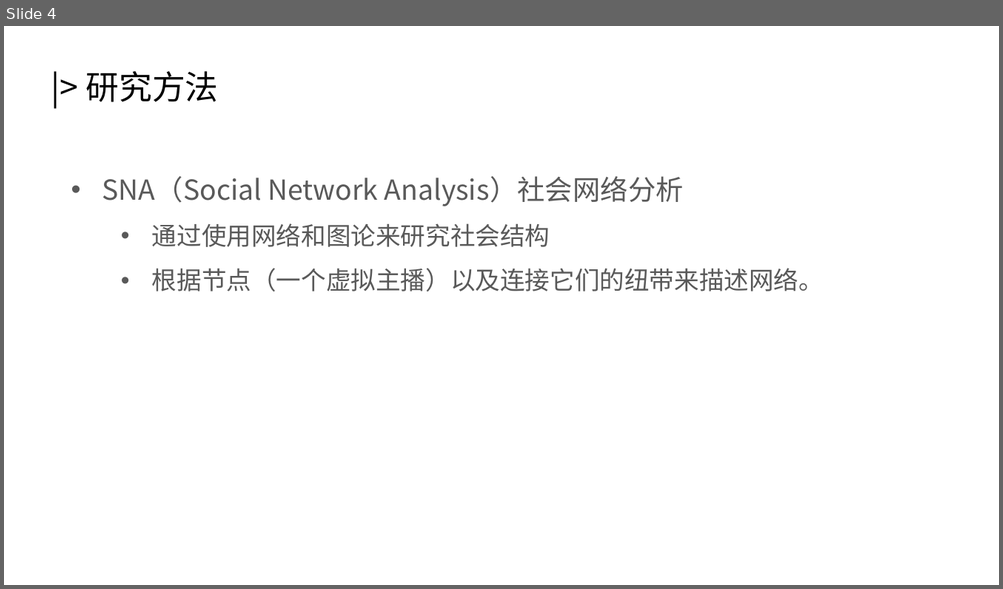
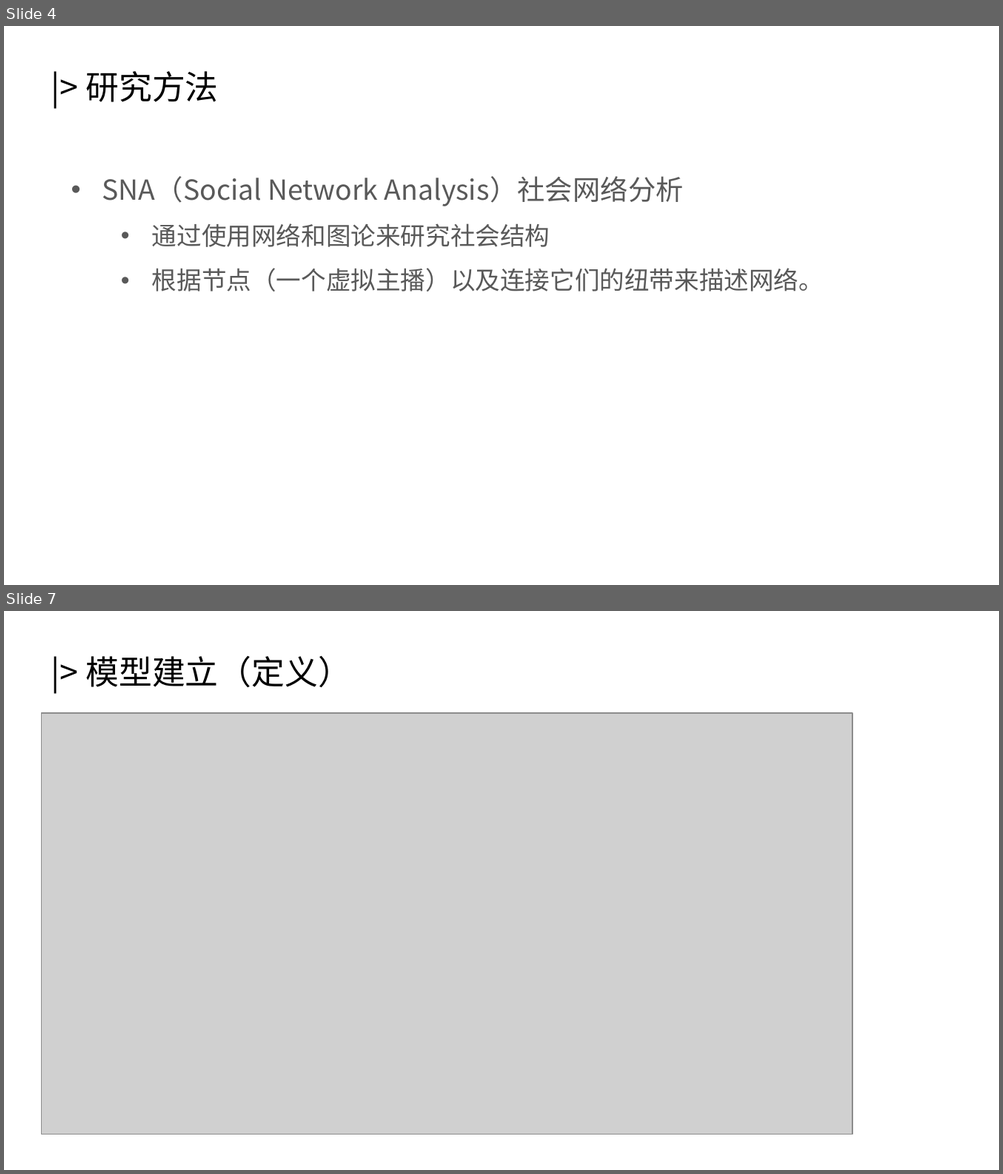
Before and after one commit to HomeArchbishop/math-modeling-2022, a slide deck: essay/复赛答辩.pptx. Shown one above the other, each under a label of ours: slide 4 before the commit, slides 4 and 7 after it; the slides between them are not shown. The pictures are 1003x589 and 1003x1174 pixels, drawn with LibreOffice and Linux fonts; fonts in the diff are those of the drawing; grey boxes stand for pictures. Boxes give left, top, right and bottom in pixels: in the first picture for what was removed or moved away, otherwise in the second. Text is boxed around its words. In the diff, an @@ line names an element or a change of style, - is before the commit and + after.

```diff
--- a/essay/复赛答辩.pptx
+++ b/essay/复赛答辩.pptx
@@ slide 7 added at (4,611,999,1170), background #FFFFFF @@
@@ text added at (86,655,351,687), 24 pt, text #000000 @@
+|> 模型建立（定义）
@@ picture added at (41,713,851,1135) @@
```
Also in this commit, not shown: 1 slide changed, 15 other slides added.
